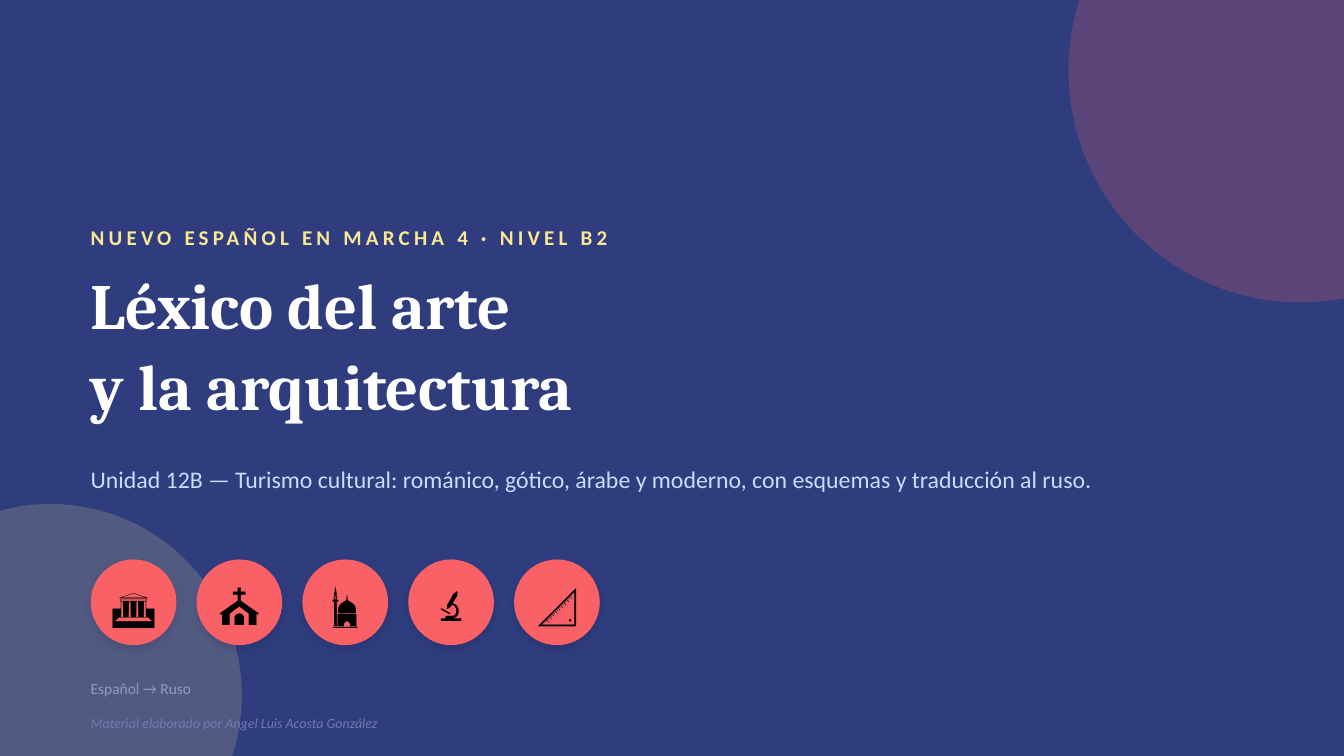
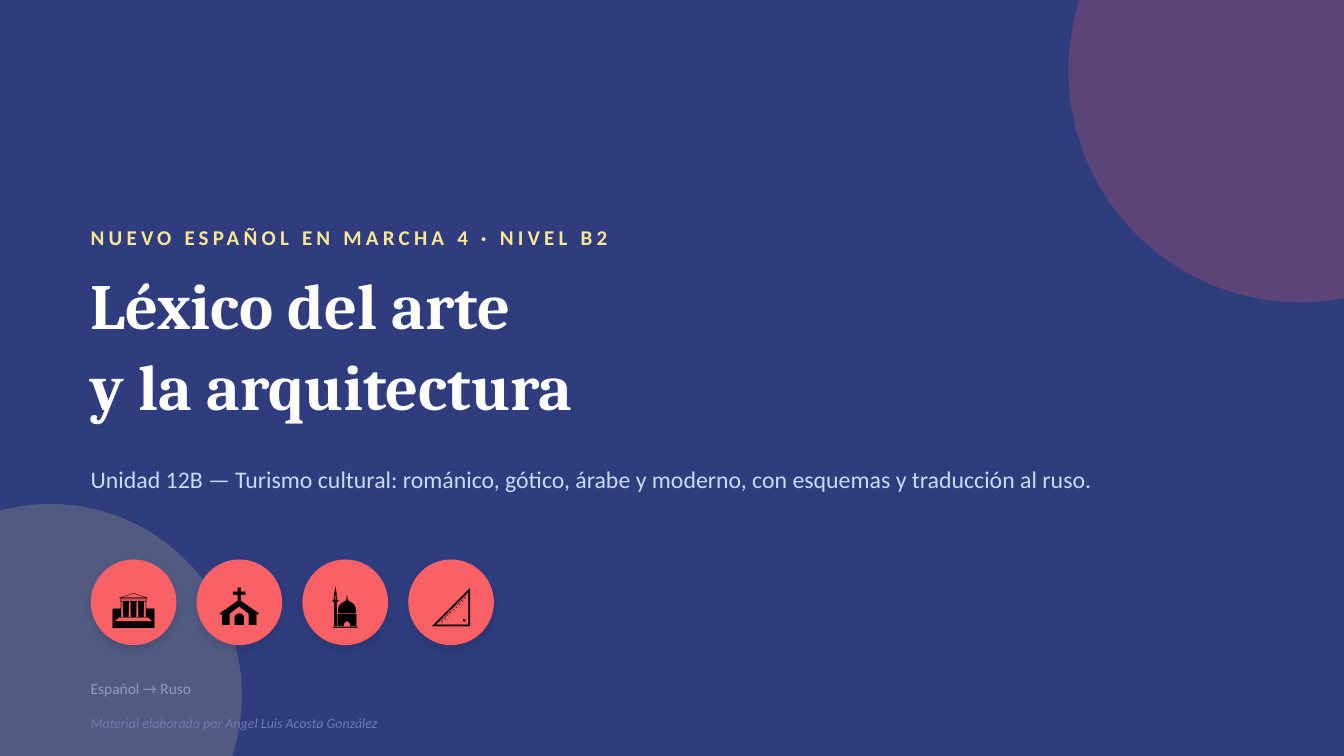
Before and after one commit to angelluisacosta99-bit/Molu, a slide deck: slide 1 of docencia-espanol/materiales/b2/nuevo-espanol-en-marcha-4_unidad12b_lexico-arte.pptx. Drawn at 1344x756 pixels with LibreOffice and Linux fonts; fonts in the diff are those of the drawing. Boxes give left, top, right and bottom in pixels: in the first picture for what was removed or moved away, otherwise in the second. Text is boxed around its words. In the diff, an @@ line names an element or a change of style, - is before the commit and + after.

```diff
--- a/docencia-espanol/materiales/b2/nuevo-espanol-en-marcha-4_unidad12b_lexico-arte.pptx
+++ b/docencia-espanol/materiales/b2/nuevo-espanol-en-marcha-4_unidad12b_lexico-arte.pptx
@@ text at box(408, 560, 494, 645): text changed @@
-🔬
+📐
@@ ellipse removed at box(514, 560, 600, 645) @@
@@ text removed at box(514, 560, 600, 645) @@
-📐
```
Also in this commit, not shown: 1 other slide changed, 1 other file.
